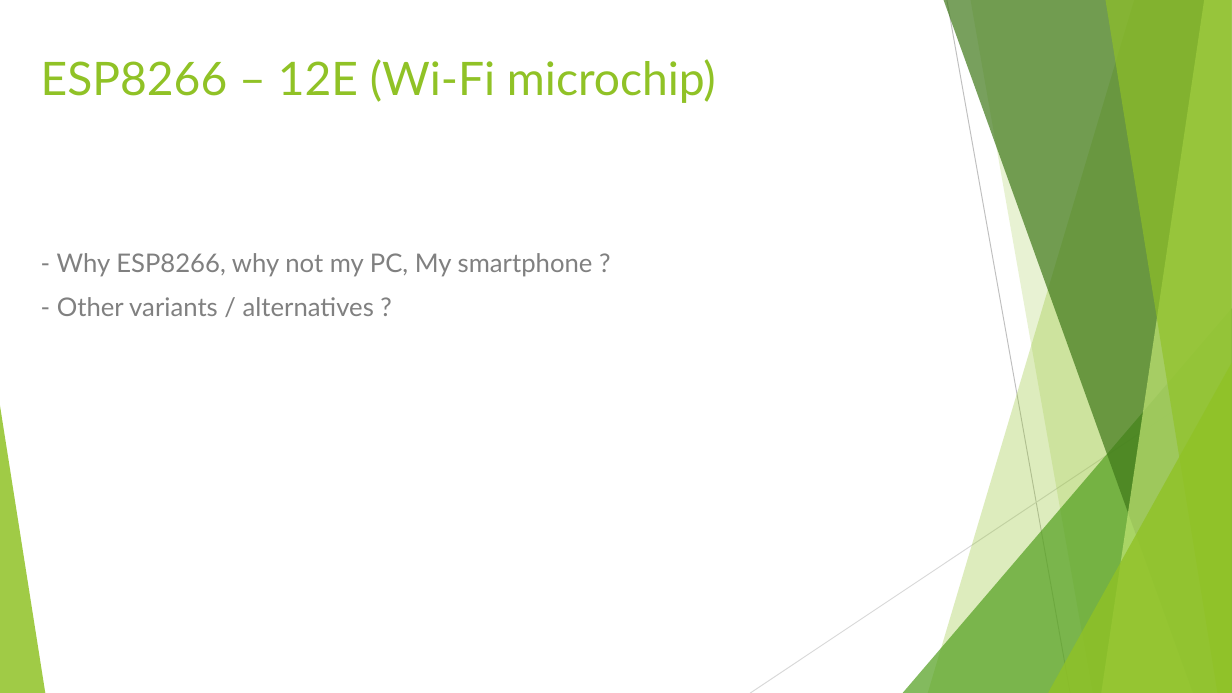
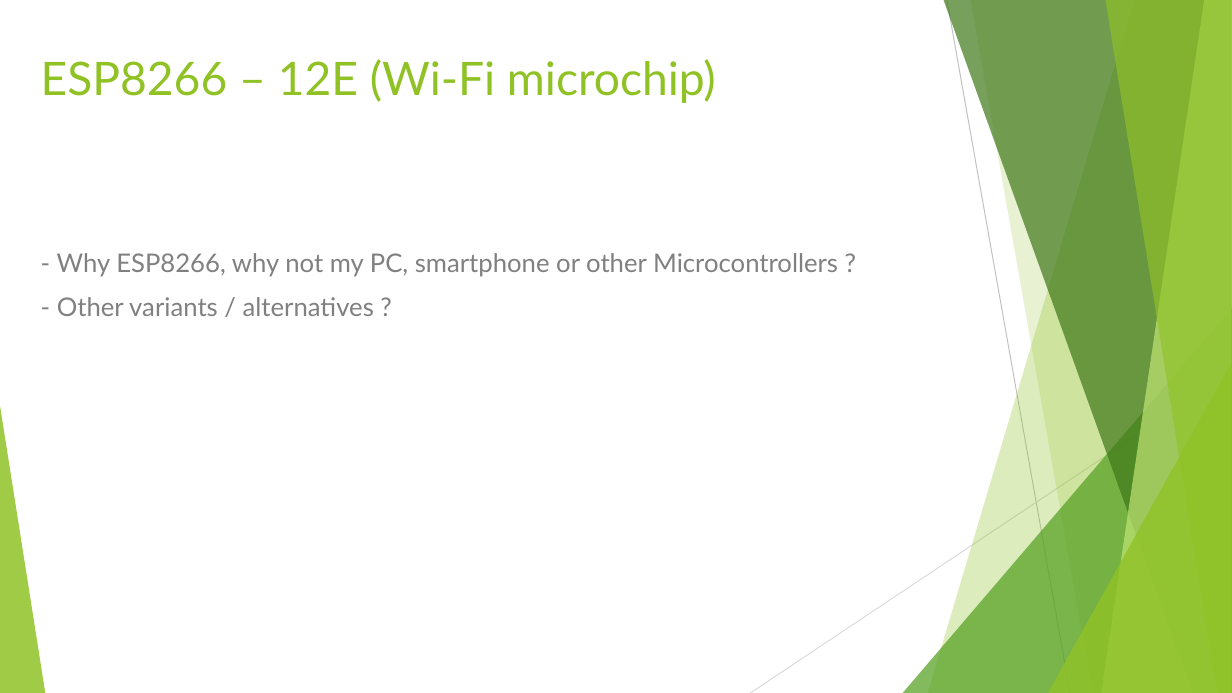
Before and after one commit to vikasyadavnsit/vikasyadavnsit.github.io, a slide deck: slide 10 of Internet of Things.pptx (slide 2 before the commit). Drawn at 1232x693 pixels with LibreOffice and Linux fonts; fonts in the diff are those of the drawing. Boxes give left, top, right and bottom in pixels: in the first picture for what was removed or moved away, otherwise in the second. Text is boxed around its words. In the diff, an @@ line names an element or a change of style, - is before the commit and + after.

Commit message:
iot

```diff
--- a/Internet of Things.pptx
+++ b/Internet of Things.pptx
@@ text at box(57, 253, 838, 277): text changed @@
-- Why ESP8266, why not my PC, My smartphone ?
+- Why ESP8266, why not my PC, smartphone or other Microcontrollers ?
```
Also in this commit, not shown: 3 other slides changed, 16 slides added.
